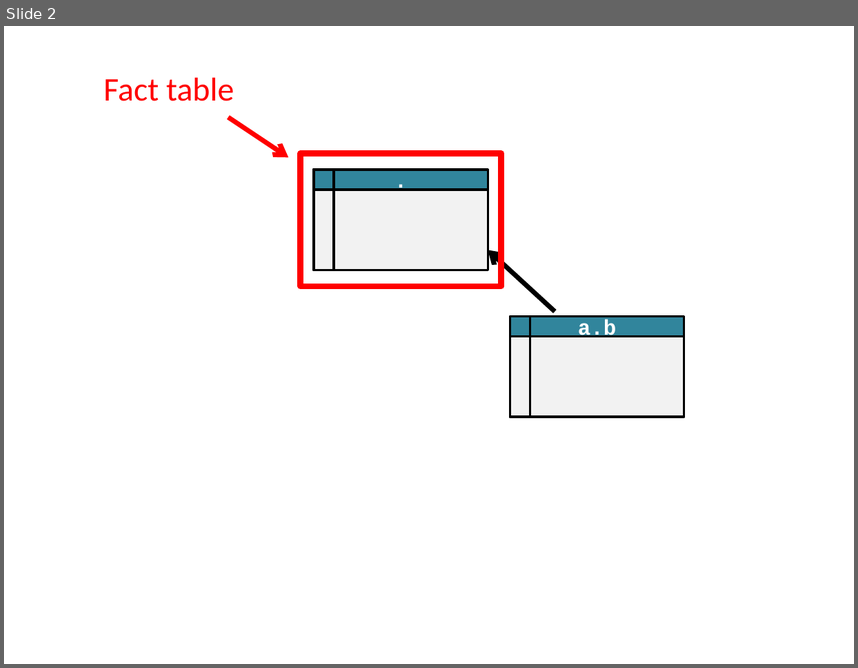
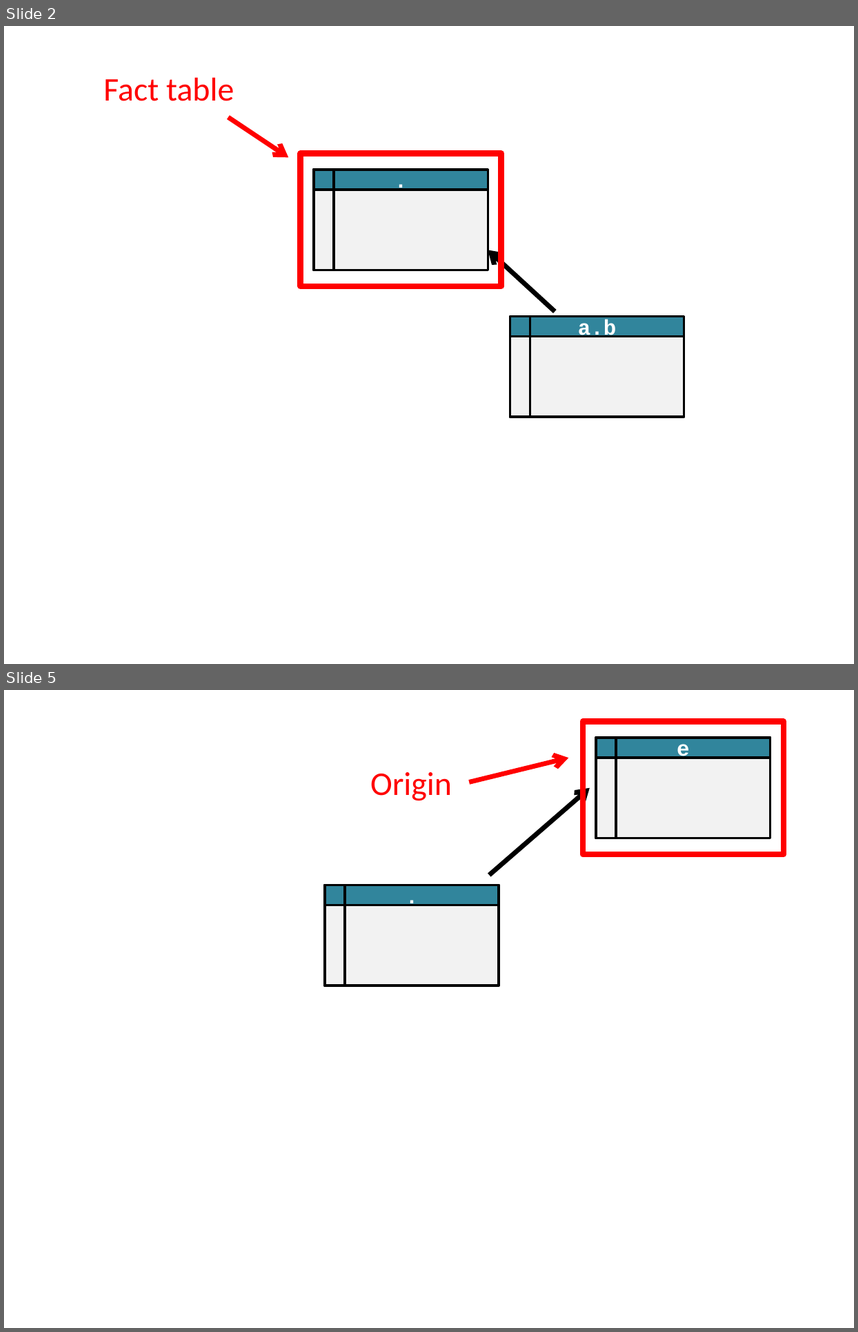
Before and after one commit to mozilla/jx-sqlite, a slide deck: docs/perspectives.pptx. Shown one above the other, each under a label of ours: slide 2 before the commit, slides 2 and 5 after it; the slides between them are not shown. The pictures are 858x668 and 858x1332 pixels, drawn with LibreOffice and Linux fonts; fonts in the diff are those of the drawing. Boxes give left, top, right and bottom in pixels: in the first picture for what was removed or moved away, otherwise in the second. Text is boxed around its words. In the diff, an @@ line names an element or a change of style, - is before the commit and + after.

```diff
--- a/docs/perspectives.pptx
+++ b/docs/perspectives.pptx
@@ slide 5 added at [4, 690, 854, 1328], background #FFFFFF @@
@@ rectangle added at [583, 722, 784, 854], outline #FF0000 5 pt @@
@@ rectangle added at [597, 738, 771, 838], fill #F2F2F2, outline #000000 2 pt @@
@@ rectangle added at [597, 738, 771, 758], fill #31859C, outline #000000 2 pt, 18 pt, text #FFFFFF, bold @@
+e
@@ rectangle added at [597, 738, 617, 838], outline #000000 2 pt @@
@@ text added at [370, 772, 452, 801], 28 pt, text #FF0000 @@
+Origin
@@ arrow added from (469, 782) to (568, 758), #FF0000 4 pt @@
@@ arrow added from (489, 876) to (590, 788), #000000 4 pt @@
@@ rectangle added at [324, 885, 499, 985], fill #F2F2F2, outline #000000 2 pt @@
@@ rectangle added at [324, 885, 499, 905], fill #31859C, outline #000000 2 pt, 18 pt, text #FFFFFF, bold @@
+.
@@ rectangle added at [324, 885, 345, 985], outline #000000 2 pt @@
```
Also in this commit, not shown: 1 slide changed, 3 other slides added, 3 slides removed.
